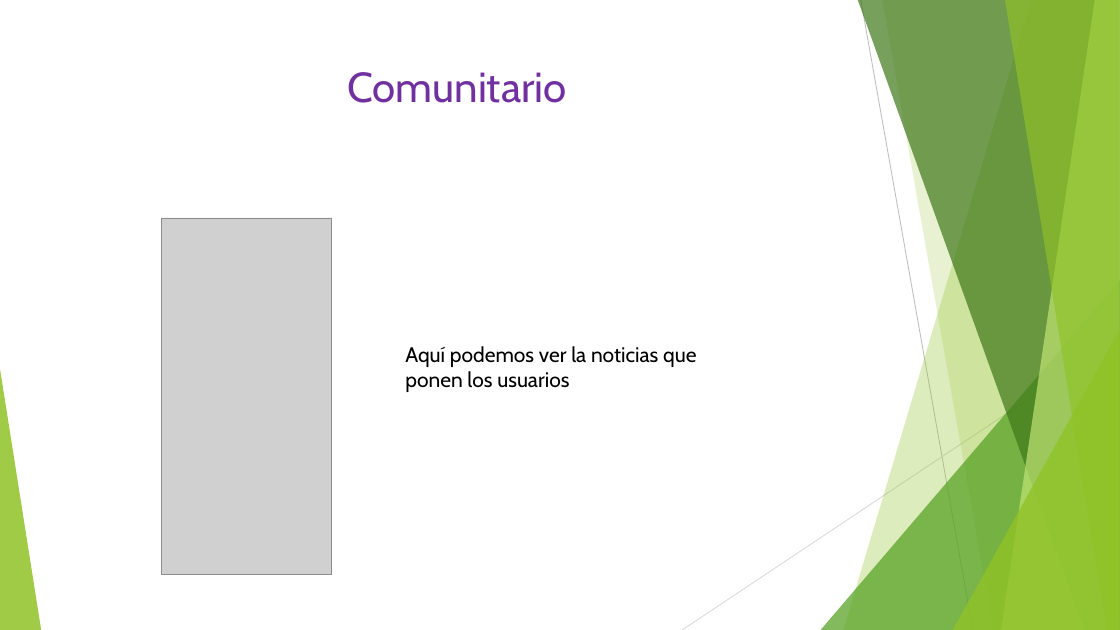
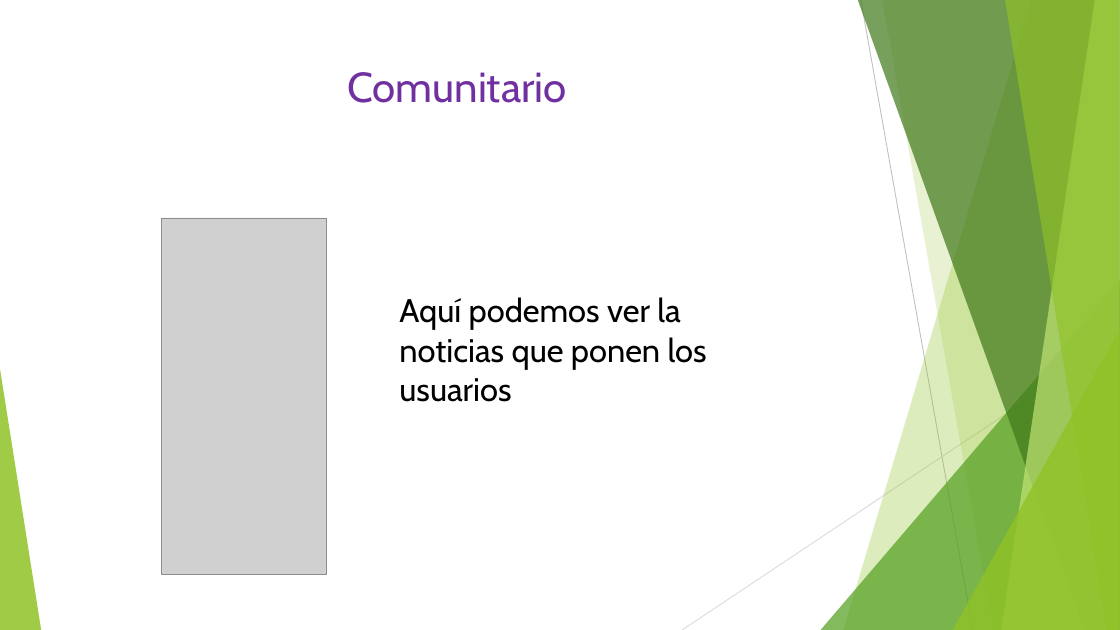
Before and after one commit to Tiinocm/ProyectoIntegrado, a slide deck: slide 11 of carles/poryecto integrado.pptx. Drawn at 1120x630 pixels with LibreOffice and Linux fonts; fonts in the diff are those of the drawing; grey boxes stand for pictures. Boxes give left, top, right and bottom in pixels: in the first picture for what was removed or moved away, otherwise in the second. Text is boxed around its words. In the diff, an @@ line names an element or a change of style, - is before the commit and + after.

```diff
--- a/carles/poryecto integrado.pptx
+++ b/carles/poryecto integrado.pptx
@@ picture: place and size @@
-picture at (162,218,332,575)
+picture at (162,218,327,575)
@@ text "Aquí podemos ver la noticias ...": place and size @@
-text "Aquí podemos ver la noticias ..." at (405,346,696,392)
+text "Aquí podemos ver la noticias ..." at (399,297,707,402)
@@ text "Aquí podemos ver la noticias ..." at (399,297,707,402): size 18 to 28 pt @@
```
Also in this commit, not shown: 7 other slides changed.
